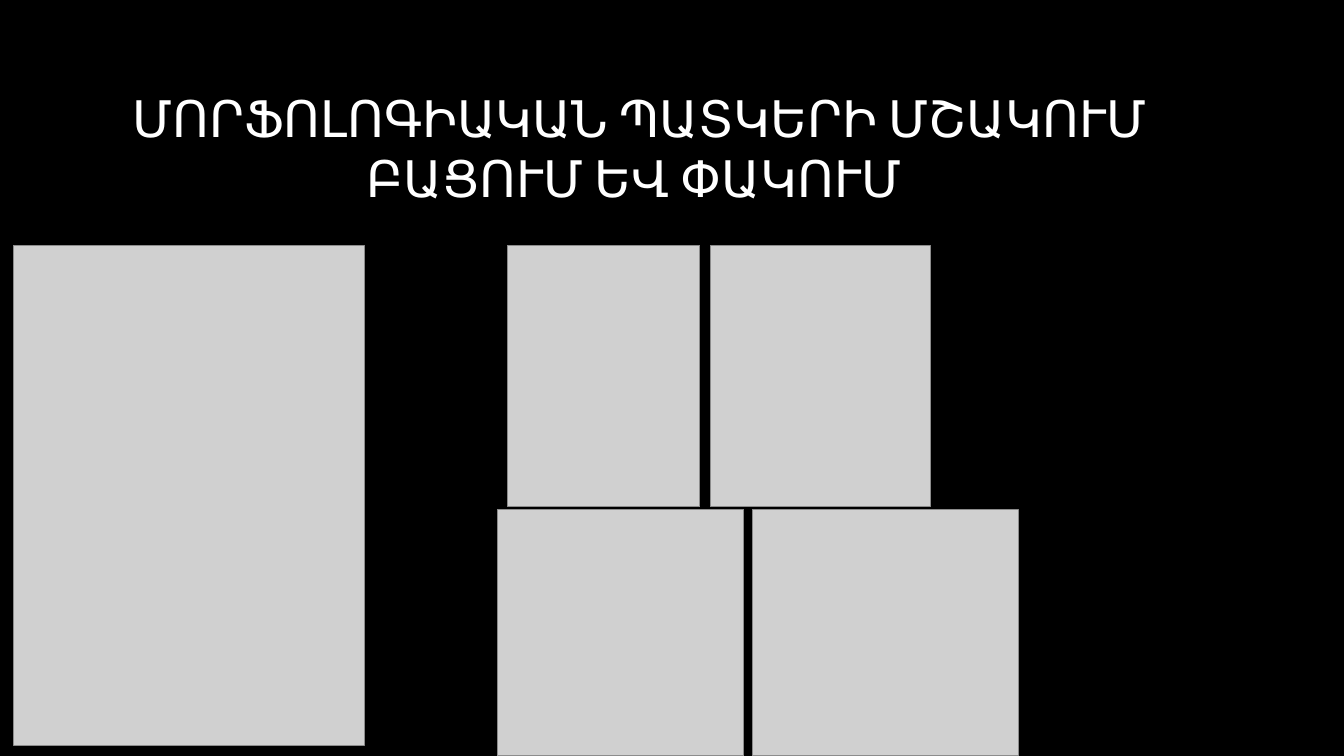
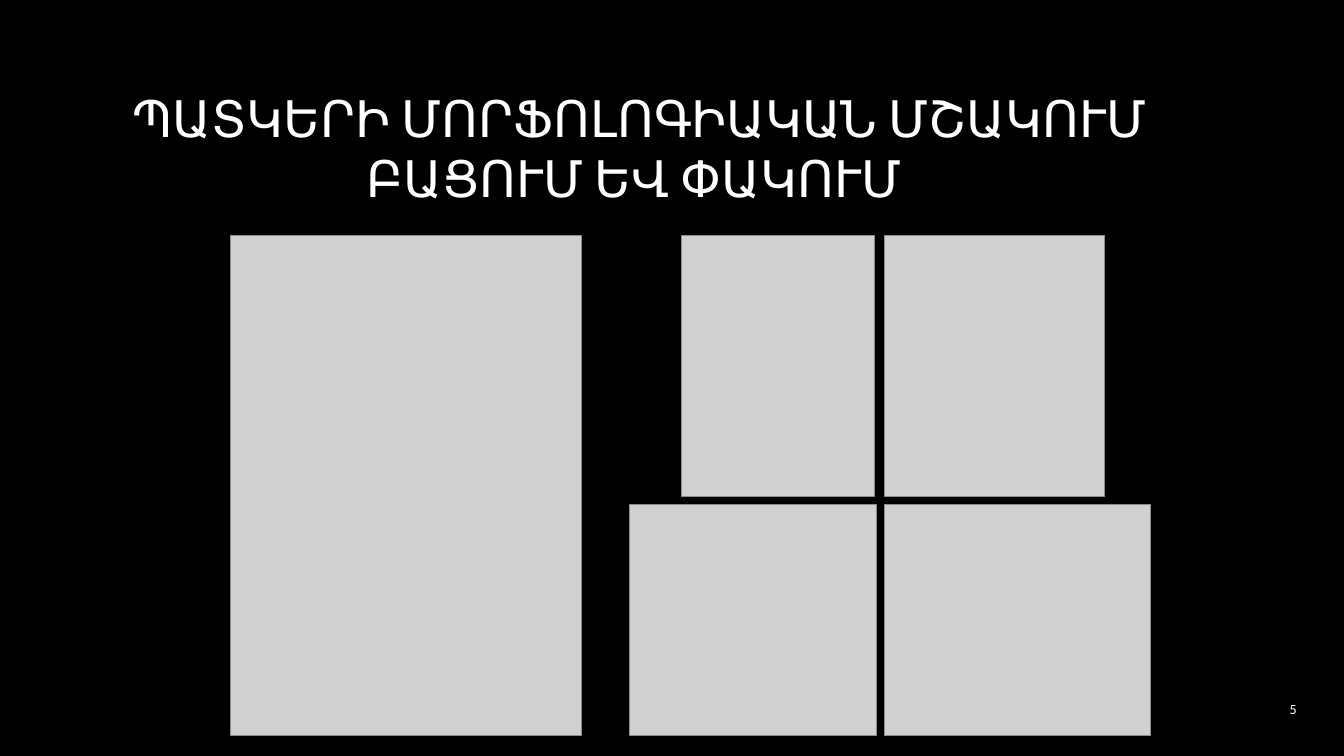
Before and after one commit to CGevorg/OpenKrypton, a slide deck: slide 5 of presentation/Presentation.pptx. Drawn at 1344x756 pixels with LibreOffice and Linux fonts; fonts in the diff are those of the drawing; grey boxes stand for pictures; background and template pictures are left out. Boxes give left, top, right and bottom in pixels: in the first picture for what was removed or moved away, otherwise in the second. Text is boxed around its words. In the diff, an @@ line names an element or a change of style, - is before the commit and + after.

```diff
--- a/presentation/Presentation.pptx
+++ b/presentation/Presentation.pptx
@@ title at (132, 99, 1146, 199): text changed @@
-ՄՈՐՖՈԼՈԳԻԱԿԱՆ ՊԱՏԿԵՐԻ ՄՇԱԿՈՒՄ ԲԱՑՈՒՄ ԵՎ ՓԱԿՈՒՄ
+ՊԱՏԿԵՐԻ ՄՈՐՖՈԼՈԳԻԱԿԱՆ ՄՇԱԿՈՒՄ ԲԱՑՈՒՄ ԵՎ ՓԱԿՈՒՄ
@@ picture: place and size @@
-picture at (13, 246, 364, 746)
+picture at (231, 236, 582, 736)
@@ picture: place and size @@
-picture at (508, 246, 701, 507)
+picture at (683, 236, 875, 497)
@@ picture: place and size @@
-picture at (711, 246, 931, 507)
+picture at (885, 236, 1105, 497)
@@ picture: place and size @@
-picture at (497, 509, 744, 756)
+picture at (629, 505, 876, 736)
@@ picture: place and size @@
-picture at (752, 509, 1018, 756)
+picture at (885, 505, 1151, 736)
@@ page number added at (1290, 705, 1297, 714), 10 pt, text #FFFFFF @@
+5
```
Also in this commit, not shown: 15 other slides changed, 2 slides added, 1 slide removed.
